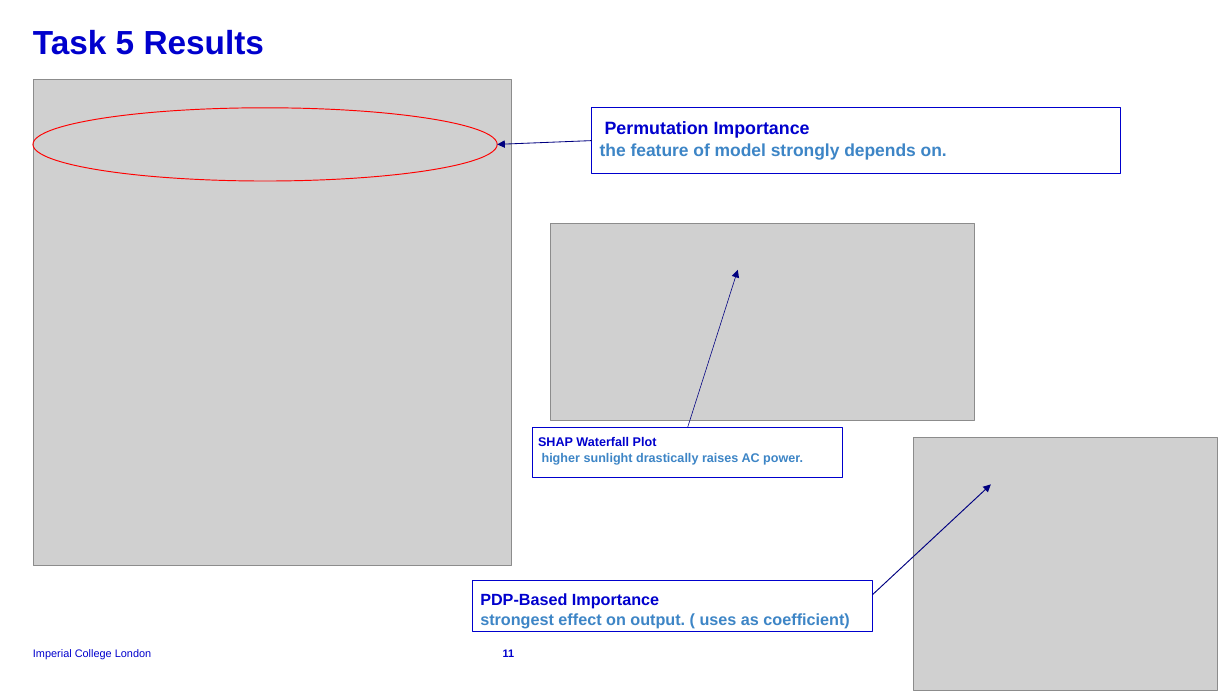
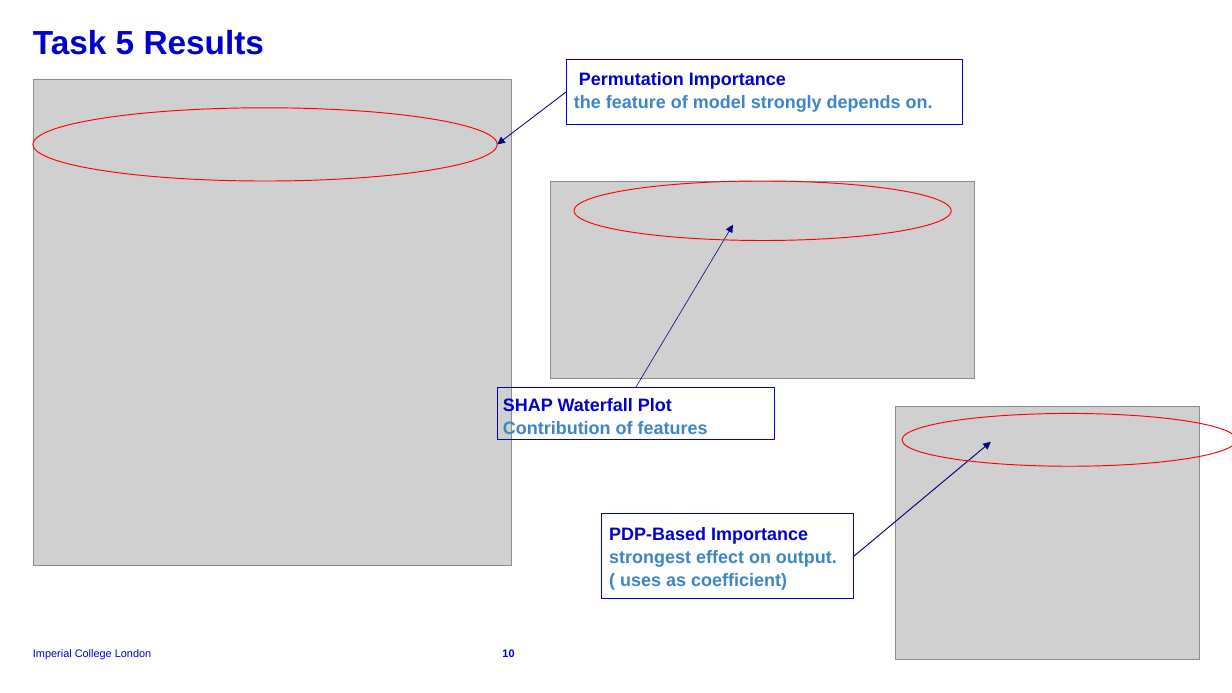
Before and after one commit to 852-mwkh/CIVE70111-Machine-Learning---Group-11, a slide deck: slide 10 of Machine Learning coursework presentation.pptx (slide 11 before the commit). Drawn at 1232x693 pixels with LibreOffice and Linux fonts; fonts in the diff are those of the drawing; grey boxes stand for pictures. Boxes give left, top, right and bottom in pixels: in the first picture for what was removed or moved away, otherwise in the second. Text is boxed around its words. In the diff, an @@ line names an element or a change of style, - is before the commit and + after.

```diff
--- a/Machine Learning coursework presentation.pptx
+++ b/Machine Learning coursework presentation.pptx
@@ text "Permutation Importance": place and size @@
-text "Permutation Importance" at <box>592,108,1120,174</box>
+text "Permutation Importance" at <box>567,59,963,125</box>
@@ text "Permutation Importance" at <box>567,59,963,125</box>: size 13.8 to 14 pt in "Permutation Importance"; size 13.6 to 14 pt in "the feature of model strongly depends on." @@
@@ arrow moved from (592, 140) - (497, 144) to (567, 92) - (497, 144) @@
@@ picture: place and size @@
-picture at <box>551,224,975,421</box>
+picture at <box>551,181,975,379</box>
@@ ellipse added at <box>574,181,951,240</box>, outline #FF0000 0.75 pt @@
@@ arrow moved from (688, 428) - (738, 270) to (636, 387) - (733, 225) @@
@@ text "SHAP Waterfall Plot": place and size @@
-text "SHAP Waterfall Plot" at <box>532,428,843,477</box>
+text "SHAP Waterfall Plot" at <box>497,387,775,440</box>
@@ text at <box>503,398,672,416</box>: size 9.8 to 14 pt in "SHAP Waterfall Plot" @@
@@ picture: place and size @@
-picture at <box>914,438,1218,691</box>
+picture at <box>896,407,1200,660</box>
@@ ellipse added at <box>902,413,1232,466</box>, outline #FF0000 0.75 pt @@
@@ text at <box>503,420,708,438</box>: text changed; size 9.8 to 14 pt @@
-higher sunlight drastically raises AC power.
+Contribution of features
@@ arrow moved from (872, 595) - (991, 484) to (854, 556) - (991, 442) @@
@@ text "PDP-Based Importance": place and size @@
-text "PDP-Based Importance" at <box>472,580,872,632</box>
+text "PDP-Based Importance" at <box>602,514,854,599</box>
@@ text at <box>609,527,808,544</box>: size 12.6 to 14 pt in "PDP-Based Importance" @@
@@ text at <box>609,550,837,590</box>: text changed; size 12.6 to 14 pt @@
-strongest effect on output. ( uses as coefficient)
+strongest effect on output.
+( uses as coefficient)
@@ page number at <box>502,649,514,657</box>: text changed @@
-11
+10
```
Also in this commit, not shown: 7 other slides changed, 2 slides added, 4 slides removed, 4 other files.
